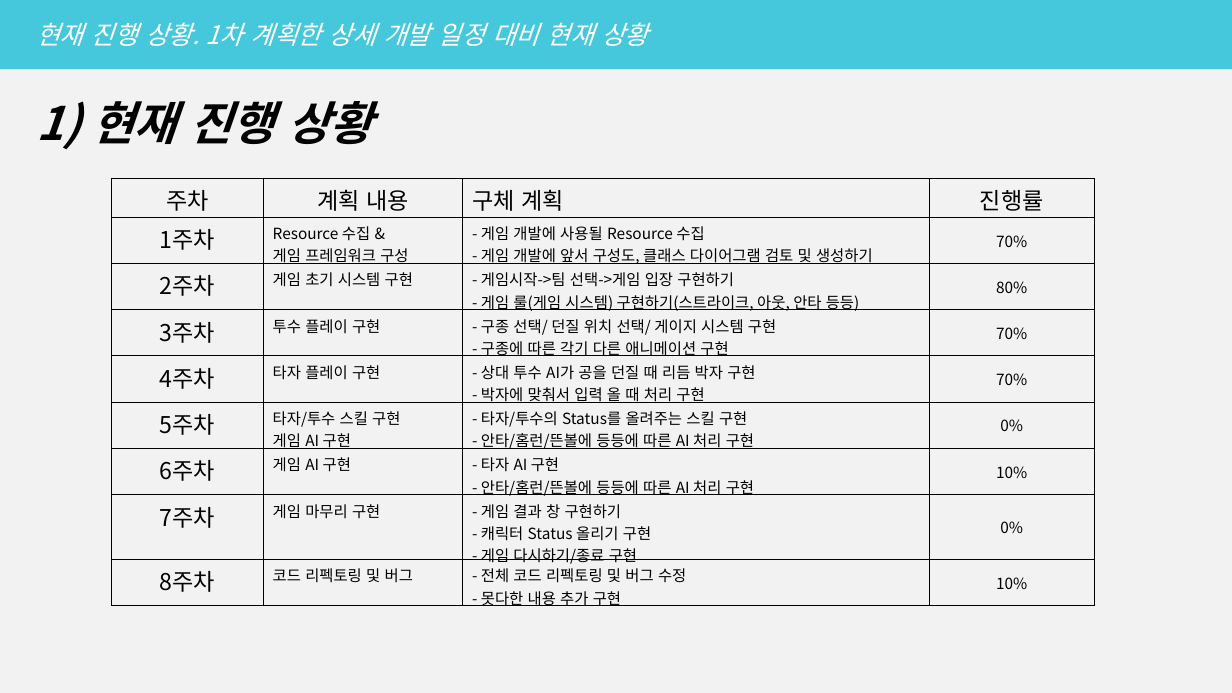
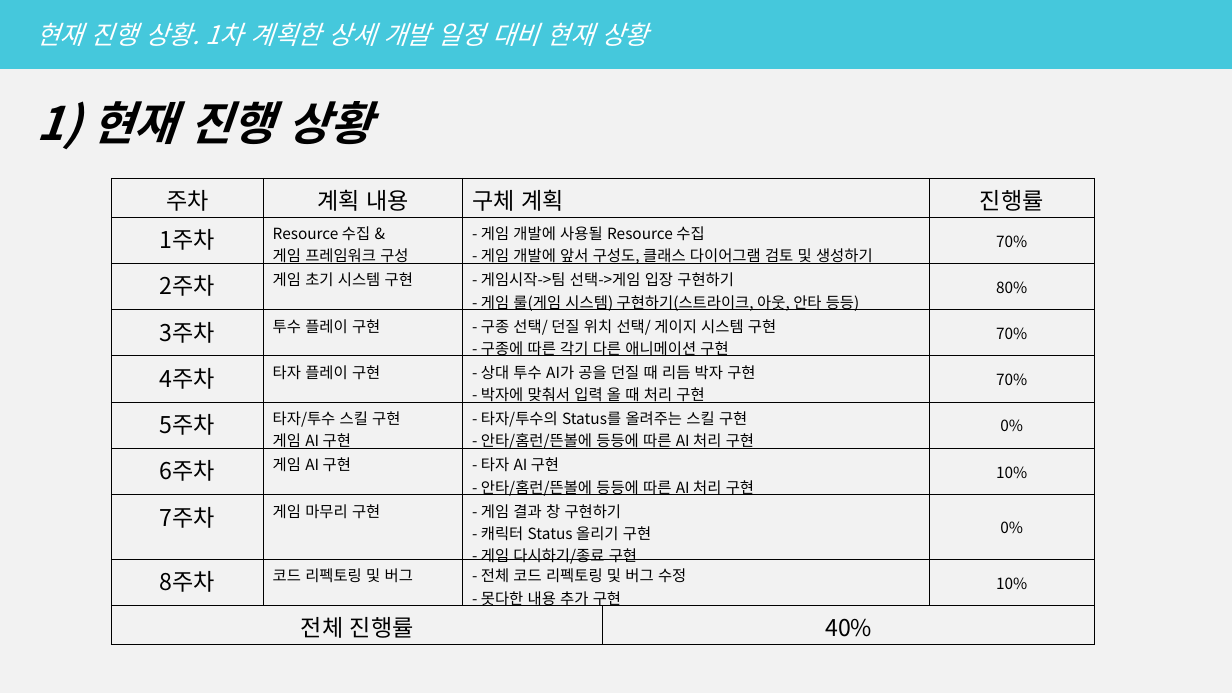
Before and after one commit to UihwanLee/2D_Game_Programming_Project, a slide deck: slide 3 of 2차 발표.pptx. Drawn at 1232x693 pixels with LibreOffice and Linux fonts; fonts in the diff are those of the drawing. Boxes give left, top, right and bottom in pixels: in the first picture for what was removed or moved away, otherwise in the second. Text is boxed around its words. In the diff, an @@ line names an element or a change of style, - is before the commit and + after.

Commit message:
2차 발표 수정

```diff
--- a/2차 발표.pptx
+++ b/2차 발표.pptx
@@ table at (112, 178, 1096, 644) @@
-주차 | 계획 내용 | 구체 계획 | 진행률
-1주차 | Resource 수집 & / 게임 프레임워크 구성 | - 게임 개발에 사용될 Resource 수집 / - 게임 개발에 앞서 구성도, 클래스 다이어그램 검토 및 생성하기 | 70%
-2주차 | 게임 초기 시스템 구현 | - 게임시작->팀 선택->게임 입장 구현하기 / - 게임 룰(게임 시스템) 구현하기(스트라이크, 아웃, 안타 등등) | 80%
-3주차 | 투수 플레이 구현 | - 구종 선택/ 던질 위치 선택/ 게이지 시스템 구현 / - 구종에 따른 각기 다른 애니메이션 구현 | 70%
-4주차 | 타자 플레이 구현 | - 상대 투수 AI가 공을 던질 때 리듬 박자 구현 / - 박자에 맞춰서 입력 올 때 처리 구현 | 70%
-5주차 | 타자/투수 스킬 구현 / 게임 AI 구현 | - 타자/투수의 Status를 올려주는 스킬 구현 / - 안타/홈런/뜬볼에 등등에 따른 AI 처리 구현 | 0%
-6주차 | 게임 AI 구현 | - 타자 AI 구현 / - 안타/홈런/뜬볼에 등등에 따른 AI 처리 구현 | 10%
-7주차 | 게임 마무리 구현 | - 게임 결과 창 구현하기 / - 캐릭터 Status 올리기 구현 / - 게임 다시하기/종료 구현 | 0%
-8주차 | 코드 리펙토링 및 버그 | - 전체 코드 리펙토링 및 버그 수정 / - 못다한 내용 추가 구현 | 10%
+주차 | 계획 내용 | 구체 계획 |  | 진행률
+1주차 | Resource 수집 & / 게임 프레임워크 구성 | - 게임 개발에 사용될 Resource 수집 / - 게임 개발에 앞서 구성도, 클래스 다이어그램 검토 및 생성하기 |  | 70%
+2주차 | 게임 초기 시스템 구현 | - 게임시작->팀 선택->게임 입장 구현하기 / - 게임 룰(게임 시스템) 구현하기(스트라이크, 아웃, 안타 등등) |  | 80%
+3주차 | 투수 플레이 구현 | - 구종 선택/ 던질 위치 선택/ 게이지 시스템 구현 / - 구종에 따른 각기 다른 애니메이션 구현 |  | 70%
+4주차 | 타자 플레이 구현 | - 상대 투수 AI가 공을 던질 때 리듬 박자 구현 / - 박자에 맞춰서 입력 올 때 처리 구현 |  | 70%
+5주차 | 타자/투수 스킬 구현 / 게임 AI 구현 | - 타자/투수의 Status를 올려주는 스킬 구현 / - 안타/홈런/뜬볼에 등등에 따른 AI 처리 구현 |  | 0%
+6주차 | 게임 AI 구현 | - 타자 AI 구현 / - 안타/홈런/뜬볼에 등등에 따른 AI 처리 구현 |  | 10%
+7주차 | 게임 마무리 구현 | - 게임 결과 창 구현하기 / - 캐릭터 Status 올리기 구현 / - 게임 다시하기/종료 구현 |  | 0%
+8주차 | 코드 리펙토링 및 버그 | - 전체 코드 리펙토링 및 버그 수정 / - 못다한 내용 추가 구현 |  | 10%
+전체 진행률 |  |  | 40% | 
```
